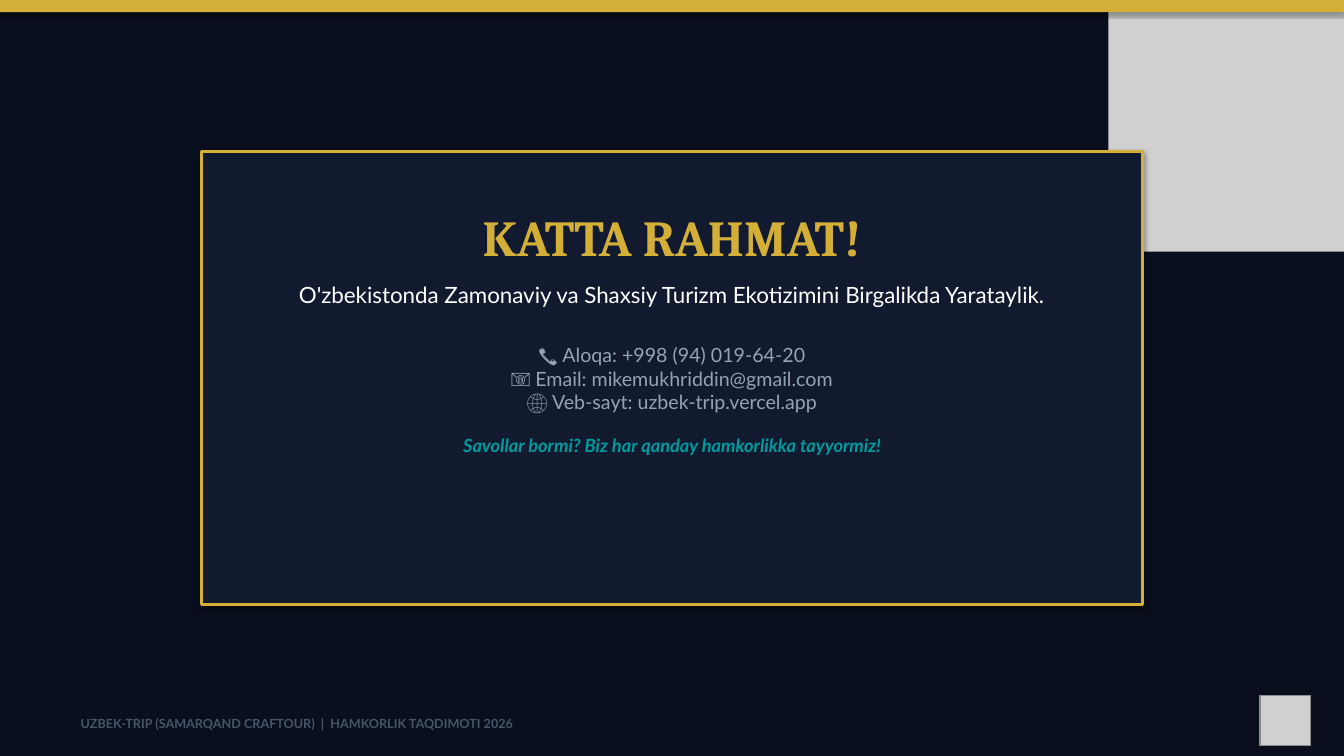
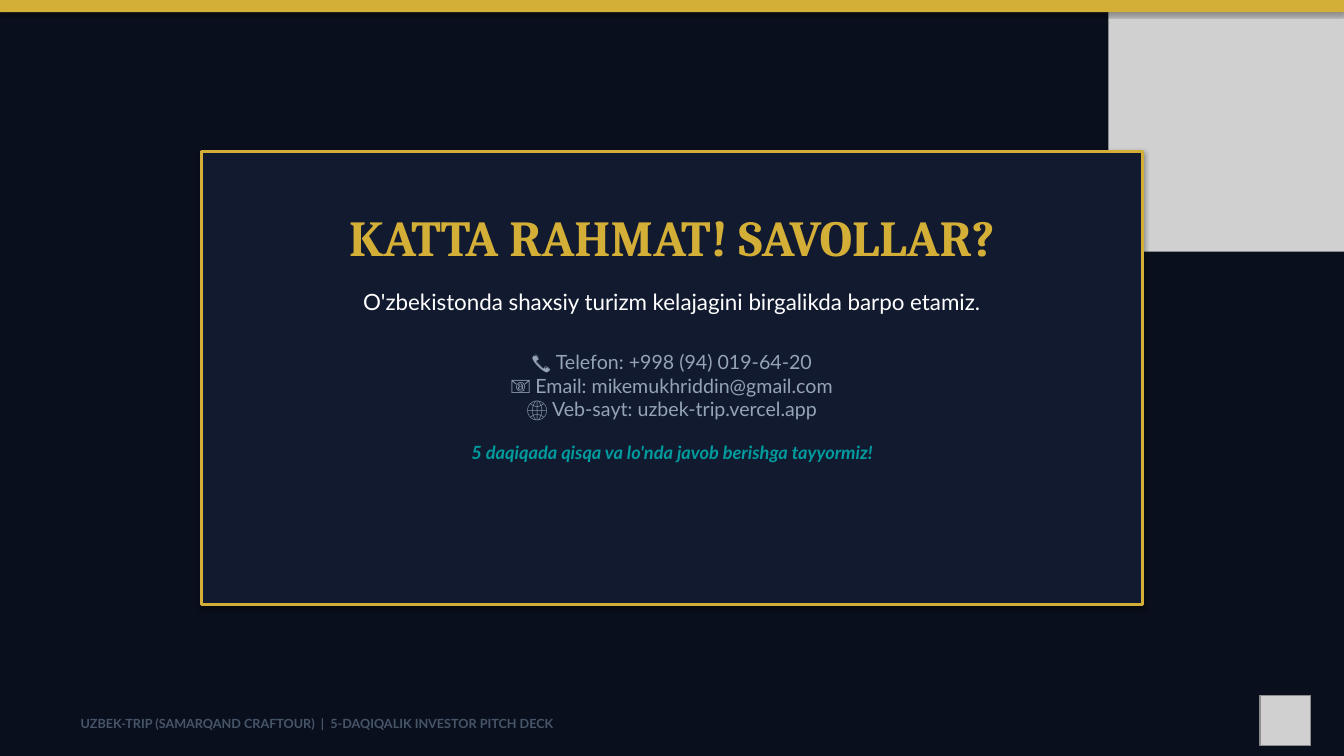
Before and after one commit to mikemukhriddin-hub/uzbek-trip-, a slide deck: slide 7 of Samarqand_CrafTour_Investor_Pitch_Deck.pptx (slide 12 before the commit). Drawn at 1344x756 pixels with LibreOffice and Linux fonts; fonts in the diff are those of the drawing; grey boxes stand for pictures. Boxes give left, top, right and bottom in pixels: in the first picture for what was removed or moved away, otherwise in the second. Text is boxed around its words. In the diff, an @@ line names an element or a change of style, - is before the commit and + after.

Commit message:
docs: adjust pitch deck to 5-minute investor presentation format

```diff
--- a/Samarqand_CrafTour_Investor_Pitch_Deck.pptx
+++ b/Samarqand_CrafTour_Investor_Pitch_Deck.pptx
@@ text at <box>349,221,995,462</box>: text changed @@
-KATTA RAHMAT!
-O'zbekistonda Zamonaviy va Shaxsiy Turizm Ekotizimini Birgalikda Yarataylik.
-📞 Aloqa: +998 (94) 019-64-20
-📧 Email: mikemukhriddin@gmail.com
-🌐 Veb-sayt: uzbek-trip.vercel.app
-Savollar bormi? Biz har qanday hamkorlikka tayyormiz!
+KATTA RAHMAT! SAVOLLAR?
+O'zbekistonda shaxsiy turizm kelajagini birgalikda barpo etamiz.
+📞 Telefon: +998 (94) 019-64-20
+📧 Email: mikemukhriddin@gmail.com
+🌐 Veb-sayt: uzbek-trip.vercel.app
+5 daqiqada qisqa va lo'nda javob berishga tayyormiz!
@@ text at <box>81,718,554,730</box>: text changed @@
-UZBEK-TRIP (SAMARQAND CRAFTOUR) | HAMKORLIK TAQDIMOTI 2026
+UZBEK-TRIP (SAMARQAND CRAFTOUR) | 5-DAQIQALIK INVESTOR PITCH DECK
```
Also in this commit, not shown: 1 other slide changed, 5 slides added, 10 slides removed, 2 other files.
